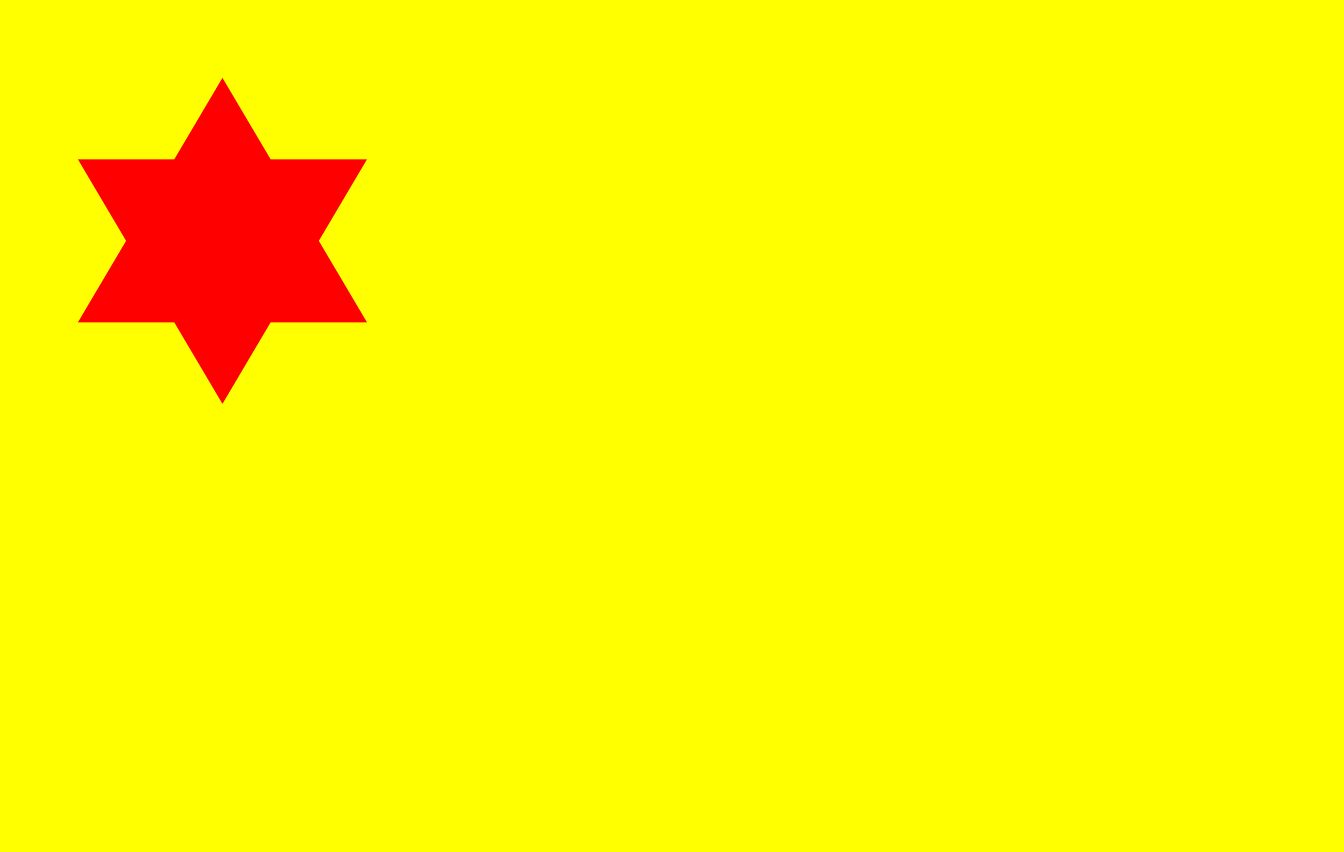
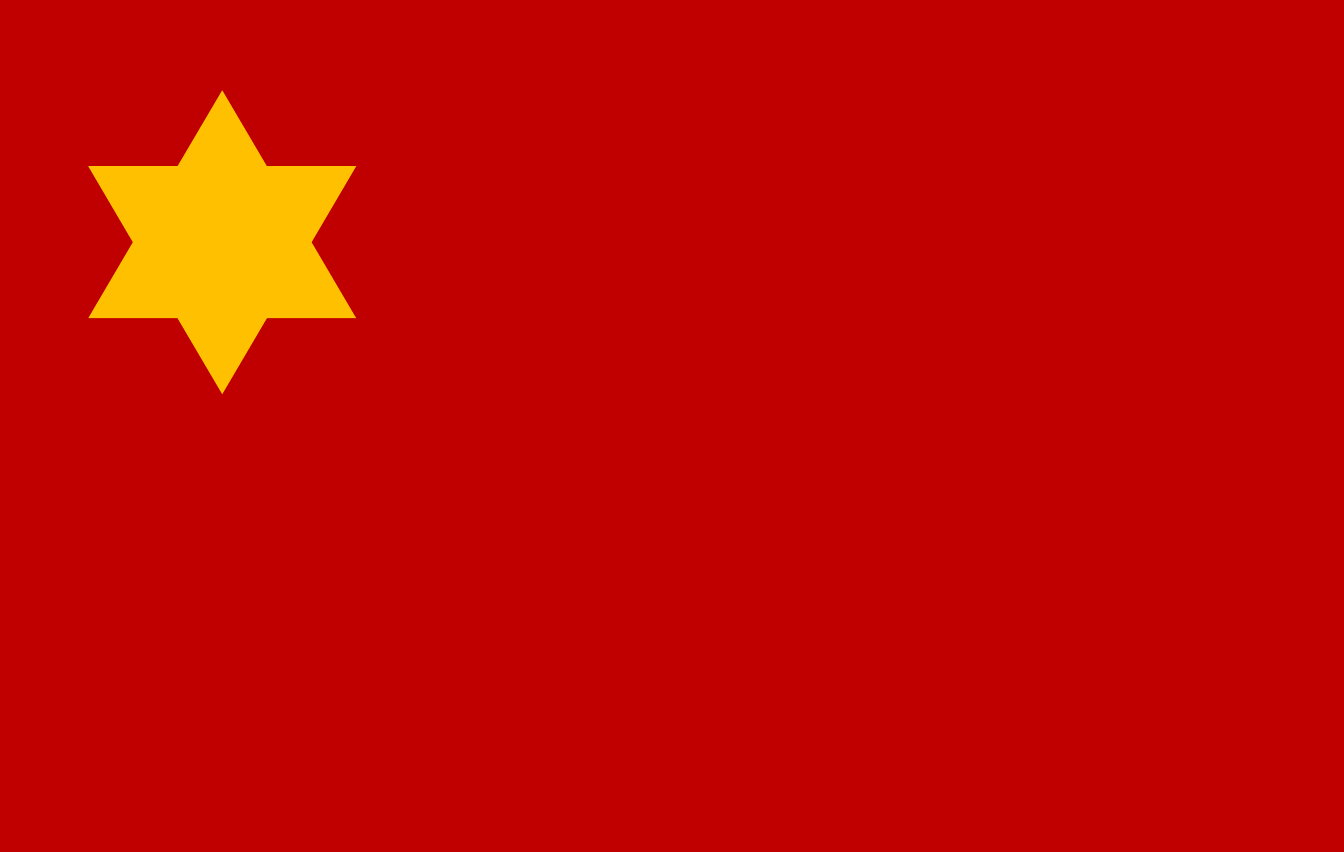
Before and after one commit to PC-DOS/RA2-Maps, a slide deck: slide 10 of HoI4/SCP_EQ_Tools/SCP_EQ_Tools/_SCP_EQ_Tools_assets/CHI_Flag.pptx. Drawn at 1344x852 pixels with LibreOffice and Linux fonts; fonts in the diff are those of the drawing. Boxes give left, top, right and bottom in pixels: in the first picture for what was removed or moved away, otherwise in the second. Text is boxed around its words. In the diff, an @@ line names an element or a change of style, - is before the commit and + after.

```diff
--- a/HoI4/SCP_EQ_Tools/SCP_EQ_Tools/_SCP_EQ_Tools_assets/CHI_Flag.pptx
+++ b/HoI4/SCP_EQ_Tools/SCP_EQ_Tools/_SCP_EQ_Tools_assets/CHI_Flag.pptx
@@ rectangle at (0,0,1344,852): fill #FFFF00 to #C00000 @@
@@ star: place and size @@
-star at (78,78,367,404)
+star at (89,91,357,394)
@@ star at (89,91,357,394): fill #FF0000 to #FFC000 @@
```
Also in this commit, not shown: 1 slide removed, 11 other files.
